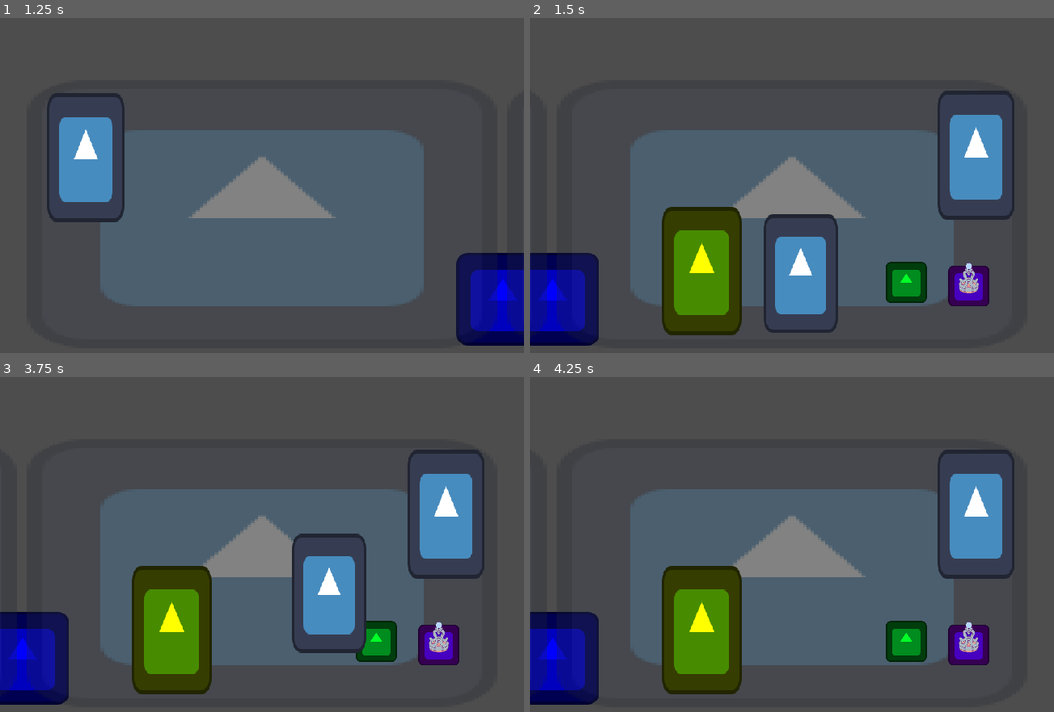
Above: before the commit, frames 1-4 (two rows, left to right).
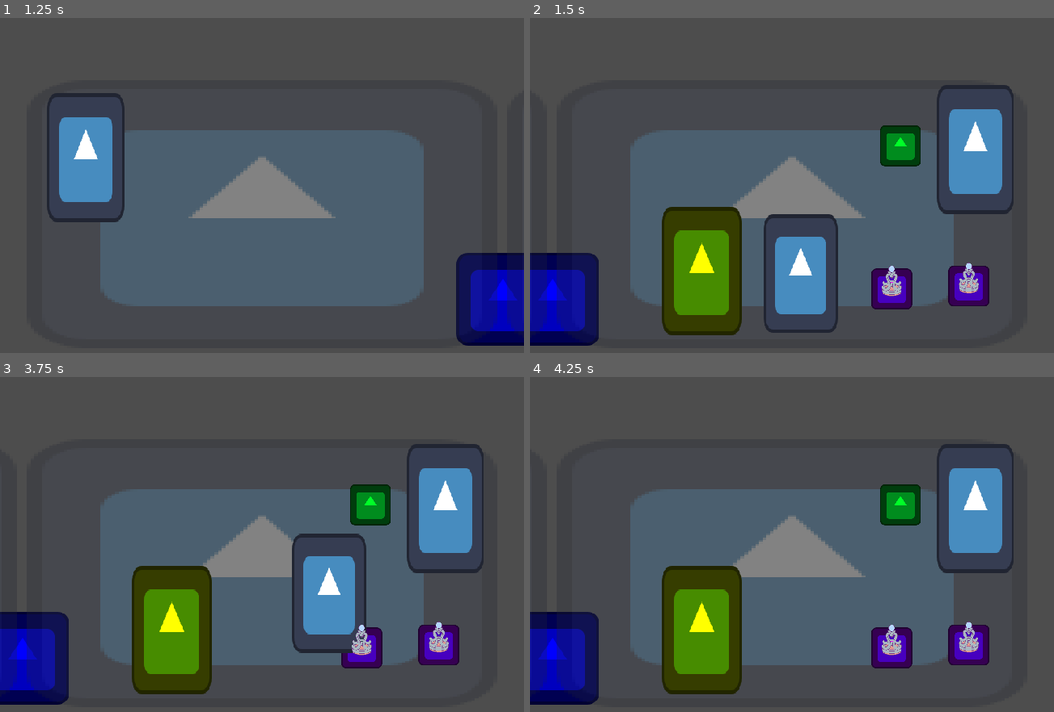
Above: after the commit, the same moments.

Repository: luankaike-code/felpo-jam-2026
Game: Godot game, scene res://scenes/screens/root_game.tscn
Two runs of this game, one before a commit and one after it. Both use one fixed random seed, a clock stepped at 60 frames per second and the inputs below. The engine's default icon, where the game draws it, is replaced by a stand-in: a white triangle on a blue panel in a dark square.
Inputs (mouse positions are in pixels of both pictures, inside the frame that each line leads up to):
- Up to frame 1 (1.25 s): click "Iniciar" at 0.5 s
- Up to frame 2 (1.5 s): tap Enter (ui_accept) at 1.25 s; move the mouse to (907, 188) at 1.27 s; hold Right (ui_right) from 1.28 s (still down); click (907, 188) at 1.42 s
- Up to frame 3 (3.75 s): tap Enter (ui_accept) at 1.52, 2.75, 3.5 s; release Right (ui_right) at 2 s; drag from (157, 598) to (503, 658) at 2.02 s; move the mouse to (314, 457) at 2.77 s; hold Right (ui_right) 2.78-3.5 s; drag from (272, 631) to (445, 514) at 3.52 s
- Up to frame 4 (4.25 s): no input

Frame 1 is identical in both runs. In frame 2, 3.7% of the frame differs, in the area x 65-93%, y 20-87%; in frame 3, 3.5%; in frame 4, 3.7%.

Commit message:
Create rune linked system

Diff:
--- a/felpojam-2026-game-code/scenes/entitys/runes/fire_rune.tscn
+++ b/felpojam-2026-game-code/scenes/entitys/runes/fire_rune.tscn
@@ -1,18 +1,5 @@
-[gd_scene format=3 uid="uid://cntug0yitbsgv"]
+[gd_scene format=3 uid="uid://kdh0fmgkwwnn"]
 
-[ext_resource type="Script" uid="uid://dkq45ist47qcn" path="res://scripts/entitys/rune.gd" id="1_qid84"]
-[ext_resource type="Texture2D" uid="uid://n85kss5ltq1u" path="res://icon.svg" id="2_sjsi6"]
+[ext_resource type="PackedScene" uid="uid://cuasnk30g4do1" path="res://scenes/entitys/runes/rune.tscn" id="1_bbk44"]
 
-[sub_resource type="RectangleShape2D" id="RectangleShape2D_qid84"]
-
-[node name="FireRune" type="Area2D" unique_id=570344047]
-script = ExtResource("1_qid84")
-metadata/_custom_type_script = "uid://dkq45ist47qcn"
-
-[node name="Icon" type="Sprite2D" parent="." unique_id=688697464]
-modulate = Color(1, 0, 0, 1)
-scale = Vector2(0.15625, 0.15625)
-texture = ExtResource("2_sjsi6")
-
-[node name="CollisionShape2D" type="CollisionShape2D" parent="." unique_id=358512331]
-shape = SubResource("RectangleShape2D_qid84")
+[node name="FireRune" unique_id=1790087535 instance=ExtResource("1_bbk44")]
--- /dev/null
+++ b/felpojam-2026-game-code/scenes/entitys/runes/rune.tscn
@@ -0,0 +1,14 @@
+[gd_scene format=3 uid="uid://cuasnk30g4do1"]
+
+[ext_resource type="Script" uid="uid://dkq45ist47qcn" path="res://scripts/entitys/rune.gd" id="1_vvspm"]
+
+[sub_resource type="CircleShape2D" id="CircleShape2D_vvspm"]
+radius = 36.013885
+
+[node name="Rune" type="Area2D" unique_id=1790087535]
+script = ExtResource("1_vvspm")
+
+[node name="CollisionShape2D" type="CollisionShape2D" parent="." unique_id=2003300725]
+shape = SubResource("CircleShape2D_vvspm")
+
+[node name="Sprite2D" type="Sprite2D" parent="." unique_id=286010679]
--- a/felpojam-2026-game-code/scenes/entitys/runes/water_rune.tscn
+++ b/felpojam-2026-game-code/scenes/entitys/runes/water_rune.tscn
@@ -1,20 +1,6 @@
 [gd_scene format=3 uid="uid://daa3bayphv4yc"]
 
-[ext_resource type="Script" uid="uid://dkq45ist47qcn" path="res://scripts/entitys/rune.gd" id="1_tl6rj"]
-[ext_resource type="Texture2D" uid="uid://n85kss5ltq1u" path="res://icon.svg" id="2_61voi"]
+[ext_resource type="PackedScene" uid="uid://cuasnk30g4do1" path="res://scenes/entitys/runes/rune.tscn" id="1_mtq7l"]
 
-[sub_resource type="RectangleShape2D" id="RectangleShape2D_tl6rj"]
-size = Vector2(62, 62)
-
-[node name="WaterRune" type="Area2D" unique_id=140041643]
-script = ExtResource("1_tl6rj")
-type = 1
-metadata/_custom_type_script = "uid://dkq45ist47qcn"
-
-[node name="Icon" type="Sprite2D" parent="." unique_id=688697464]
-modulate = Color(0.2784314, 1, 0.8117647, 1)
-scale = Vector2(0.5, 0.5)
-texture = ExtResource("2_61voi")
-
-[node name="CollisionShape2D" type="CollisionShape2D" parent="." unique_id=862070302]
-shape = SubResource("RectangleShape2D_tl6rj")
+[node name="WaterRune" unique_id=1790087535 instance=ExtResource("1_mtq7l")]
+rune_name = 1
--- a/felpojam-2026-game-code/scenes/screens/game.tscn
+++ b/felpojam-2026-game-code/scenes/screens/game.tscn
@@ -10,6 +10,9 @@
 [ext_resource type="PackedScene" uid="uid://6euiloaerot" path="res://scenes/entitys/paper_teleporter.tscn" id="7_0q6jn"]
 [ext_resource type="PackedScene" uid="uid://c3lqkcqrxakfj" path="res://scenes/entitys/runes_book.tscn" id="8_kauht"]
 [ext_resource type="PackedScene" uid="uid://d05in2yrkn5mk" path="res://scenes/local.tscn" id="9_yruvw"]
+[ext_resource type="PackedScene" uid="uid://c4f10pbt1cpd7" path="res://scenes/entitys/stamp_stand.tscn" id="11_e0wmo"]
+[ext_resource type="PackedScene" uid="uid://ftl38bpii8ag" path="res://scenes/entitys/stamp.tscn" id="12_xrk1x"]
+[ext_resource type="PackedScene" uid="uid://daa3bayphv4yc" path="res://scenes/entitys/runes/water_rune.tscn" id="13_xrk1x"]
 
 [node name="Game" type="Node2D" unique_id=1475156608]
 script = ExtResource("1_iwlfa")
@@ -36,13 +39,13 @@
 position = Vector2(660, 0)
 
 [node name="InkStand" parent="Local2" unique_id=1766316694 instance=ExtResource("3_mu8e5")]
-position = Vector2(157, 94)
+position = Vector2(149, -94)
 
 [node name="Paper" parent="Local2" unique_id=449771312 instance=ExtResource("4_o78e0")]
 position = Vector2(12, 82)
 
 [node name="PaperTeleporter" parent="Local2" unique_id=1105482110 node_paths=PackedStringArray("linked_teleporter") instance=ExtResource("7_0q6jn")]
-position = Vector2(253, -81)
+position = Vector2(252, -89)
 linked_teleporter = NodePath("../../Local/PaperTeleporter2")
 
 [node name="RunesBook" parent="Local2" unique_id=1322508017 instance=ExtResource("8_kauht")]
@@ -51,3 +54,13 @@
 
 [node name="StampSet" parent="Local2" unique_id=296592520 instance=ExtResource("2_clfej")]
 position = Vector2(243, 99)
+
+[node name="StampSet1" type="Node2D" parent="Local2" unique_id=62506683]
+position = Vector2(137, 103)
+
+[node name="StampStand" parent="Local2/StampSet1" unique_id=1046151446 node_paths=PackedStringArray("linked_stamp") instance=ExtResource("11_e0wmo")]
+linked_stamp = NodePath("../Stamp")
+
+[node name="Stamp" parent="Local2/StampSet1" unique_id=769955536 node_paths=PackedStringArray("default_stand") instance=ExtResource("12_xrk1x")]
+packed_rune = ExtResource("13_xrk1x")
+default_stand = NodePath("../StampStand")
--- a/felpojam-2026-game-code/scripts/data/runes_data.gd
+++ b/felpojam-2026-game-code/scripts/data/runes_data.gd
@@ -27,7 +27,12 @@
 	names.order: Color(0.87, 0.639, 0.139),
 }
 
-var packed: Dictionary[names, PackedScene] = {
+static var packed: Dictionary[names, PackedScene] = {
 	names.fire: load("res://scenes/entitys/runes/fire_rune.tscn"),
 	names.water: load("res://scenes/entitys/runes/fire_rune.tscn")
 }
+
+static var textures: Dictionary[names, CompressedTexture2D] = {
+	names.fire: preload("res://assets/fire rune.png"),
+	names.water: preload("res://assets/water rune.png"),
+}
--- a/felpojam-2026-game-code/scripts/entitys/rune.gd
+++ b/felpojam-2026-game-code/scripts/entitys/rune.gd
@@ -1,6 +1,28 @@
 class_name Rune extends Area2D
 
 @export var rune_name: RunesData.names
+@onready var sprite := $Sprite2D as Sprite2D
+var link: Rune
 
 func _ready() -> void:
-	rotation_degrees = randf_range(-45, 45)
+	#rotation_degrees = randf_range(-45, 45)
+	sprite.texture = RunesData.textures[rune_name]
+	area_entered.connect(liked_other_rune)
+
+func liked_other_rune(area: Area2D):
+	if !area is Rune:
+		return
+	if area.rune_name == rune_name || (area.link && area.link != self) || link:
+		return
+
+	link = area
+	if !link.link:
+		link.liked_other_rune(self)
+
+	move_to_link()
+
+func move_to_link():
+	var half_distance = (link.position - position) / 2
+	var to = position + half_distance
+	var tween = get_tree().create_tween()
+	tween.tween_property(self, "position", to, 0.2)
Binary file added: felpojam-2026-game-code/assets/fire rune.png
Not shown, added: felpojam-2026-game-code/assets/fire rune.png.import
Binary file added: felpojam-2026-game-code/assets/water rune.png
Not shown, added: felpojam-2026-game-code/assets/water rune.png.import
Not shown: 1 places in felpojam-2026-game-code/scenes/entitys/stamp_set.tscn that only renumber resources
